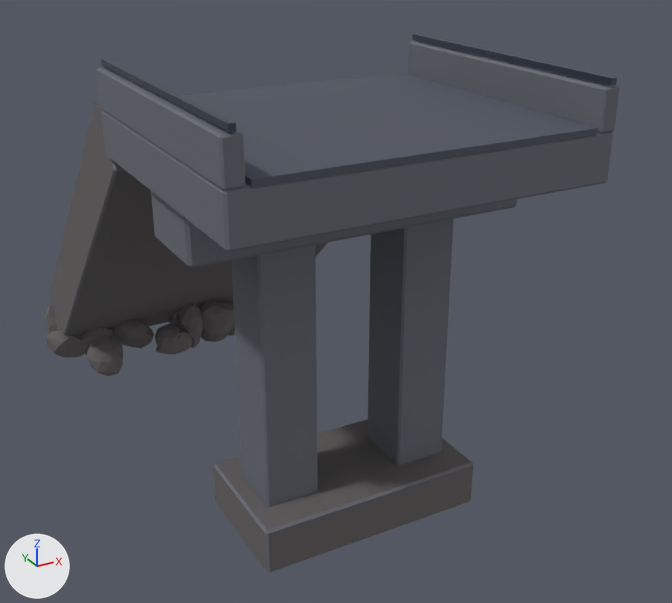
Two versions of the glTF model ui/public/models/ultraman/city_hq/overpass_broken.glb, one commit apart.
Before and after are seen from a 50 mm camera at (-9.8, -22.4, 14.9) aimed at (1.6, -1.6, 4.5). Arrows for +X, +Y and +Z are at lower left; the lights stay in place. The picture after the commit comes second. Vertices at exactly the same position are counted once.

In view in the first picture: 'OverpassBroken'.
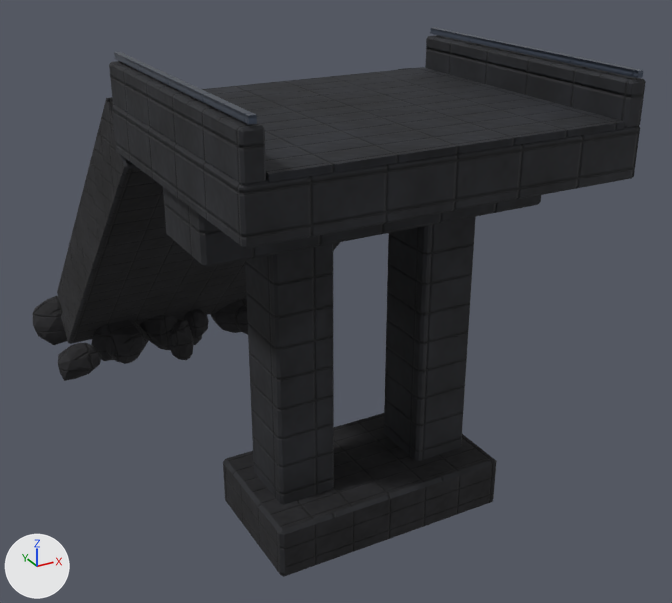
The change, as a diff of the scene's bpy script:
```diff
--- a/ui/public/models/ultraman/city_hq/overpass_broken.glb.py
+++ b/ui/public/models/ultraman/city_hq/overpass_broken.glb.py
@@ mat_concretemidpbr @@
+mat_concretemidpbr = bpy.data.materials.new('ConcreteMidPBR')
+# uses the picture img_concretecol
+# uses the picture img_concretenrm
@@ mat_steelframepbr @@
+mat_steelframepbr = bpy.data.materials.new('SteelFramePBR')
+# colours: greyish blue #505969
+# uses the picture img_concretenrm
@@ mat_steelrustpbr @@
+mat_steelrustpbr = bpy.data.materials.new('SteelRustPBR')
+# colours: brown #865945
+# uses the picture img_rocknrm
@@ mat_concretedarkpbr @@
+mat_concretedarkpbr = bpy.data.materials.new('ConcreteDarkPBR')
+# colours: white #dde2ec
+# uses the picture img_concretecol
+# uses the picture img_concretenrm
@@ mat_concretebrokenpbr @@
+mat_concretebrokenpbr = bpy.data.materials.new('ConcreteBrokenPBR')
+# colours: white #f1eae5
+# uses the picture img_concretecol
+# uses the picture img_concretenrm
@@ me_overpassbroken @@
-me_overpassbroken.from_pydata(...)  # 1132 vertices, 2092 faces; spans x -4.8..4.8, y -8.6..8.6, z 0.0..11.5
-me_overpassbroken.materials.append(mat_concretemid)  # grey #696c76
-me_overpassbroken.materials.append(mat_concretebroken)  # dark grey #656161
-me_overpassbroken.materials.append(mat_concretedark)  # greyish blue #505561
-me_overpassbroken.materials.append(mat_steelframe)  # greyish blue #4b5565
-me_overpassbroken.materials.append(mat_steelrust)  # brown #7c5545
+me_overpassbroken.from_pydata(...)  # 1240 vertices, 2292 faces; spans x -4.9..4.9, y -9.0..9.0, z 0.0..11.7
+# me_overpassbroken part 1: the loose piece of 24 vertices spanning x -3.0..2.8, y -6.6..-3.4, z 0.5..1.7 is scaled about its middle by (1.03, 1.06, 1.07), then moved by (0.2, -0.4, 0.2)
+# me_overpassbroken part 2: the loose piece of 24 vertices spanning x -2.5..-1.2, y -5.8..-4.3, z 1.4..8.4 is moved by (0.2, -0.4, 0.2), in mat_concretemidpbr
+# me_overpassbroken part 3: the loose piece of 24 vertices spanning x 1.1..2.4, y -5.8..-4.3, z 1.4..8.4 is moved by (0.3, -0.4, 0.2), in mat_concretemidpbr
+# me_overpassbroken part 4: the loose piece of 24 vertices spanning x -4.2..4.0, y -6.1..-4.0, z 8.1..9.3 is scaled about its middle by (1.02, 1.05, 1.04), then moved by (0.2, -0.4, 0.2), in mat_concretemidpbr
+# me_overpassbroken part 5: the loose piece of 24 vertices spanning x -4.4..4.2, y -8.6..-1.4, z 9.3..10.4 is scaled about its middle by (1.02, 1, 1.02), then moved by (0.2, -0.4, 0.2), in mat_concretemidpbr
+# me_overpassbroken part 6: the loose piece of 24 vertices spanning x -4.4..-4.0, y -8.6..-1.4, z 10.4..11.3 is moved by (0.2, -0.4, 0.2), in mat_concretemidpbr
+# me_overpassbroken part 7: the loose piece of 24 vertices spanning x 3.8..4.2, y -8.6..-1.4, z 10.4..11.3 is moved by (0.3, -0.4, 0.2), in mat_concretemidpbr
+# me_overpassbroken part 8: the loose piece of 24 vertices spanning x -4.3..4.1, y -1.7..7.8, z 0.8..9.8 is scaled about its middle by (1.02, 0.999, 0.999), then moved by (0.2, -0.4, 0.2)
+# me_overpassbroken part 9: the loose piece of 8 vertices spanning x -4.2..-3.8, y -1.0..8.4, z 1.5..10.3 is moved by (0.2, -0.4, 0.2), in mat_concretebrokenpbr
+# me_overpassbroken part 10: a new loose piece, a box spanning x -3.71..4.09, y -9.03..-1.83, z 10.56..10.7, in mat_concretedarkpbr
+# me_overpassbroken part 11: the loose piece of 8 vertices spanning x -4.2..-4.1, y -8.6..-1.4, z 11.4..11.5 is moved by (0.2, -0.4, 0.2), in mat_steelframepbr
+# me_overpassbroken part 12: the loose piece of 8 vertices spanning x 4.0..4.1, y -8.6..-1.4, z 11.4..11.5 is moved by (0.3, -0.4, 0.2), in mat_steelframepbr
+# me_overpassbroken part 13: a new loose piece of 42 vertices spanning x -1.2..-0.3, y 4.5..5.4, z 0.4..1.7, in mat_concretebrokenpbr
+# me_overpassbroken part 14: a new loose piece of 42 vertices spanning x 1.0..2.4, y 5.8..7.5, z 0.0..1.9, in mat_concretebrokenpbr
+# me_overpassbroken part 15: a new loose piece of 42 vertices spanning x 1.4..2.7, y 5.0..5.9, z 0.4..1.4, in mat_concretebrokenpbr
+# me_overpassbroken part 16: a new loose piece of 42 vertices spanning x -4.9..-3.5, y 4.3..5.5, z 0.5..1.7, in mat_concretebrokenpbr
+# me_overpassbroken part 17: the loose piece of 42 vertices spanning x -4.8..-3.5, y 6.3..7.4, z 0.3..1.4 is deleted
+# me_overpassbroken part 18: the loose piece of 8 vertices spanning x -3.9..3.7, y -8.6..-1.4, z 10.4..10.5 is deleted
+# me_overpassbroken part 19: 9 vertices moved within x -3.5..2.9, y 6.1..8.0, z 0.8..1.5; 692 vertices removed from x -4.5..4.8, y 4.9..8.6, z 0.0..1.8; 566 vertices added at x -4.9..4.9, y 4.1..9.0, z 0.0..2.2
+# other edits to the shape of me_overpassbroken do not show in these pictures
+me_overpassbroken.materials.append(mat_concretemidpbr)
+me_overpassbroken.materials.append(mat_concretebrokenpbr)
+me_overpassbroken.materials.append(mat_concretedarkpbr)
+me_overpassbroken.materials.append(mat_steelframepbr)
+me_overpassbroken.materials.append(mat_steelrustpbr)
```

Where the change shows, as pixel boxes (x1, y1, x2, y2) in the pictures (672 x 603 px; the box of a moved part takes in the faces that stretch with it):
'OverpassBroken', reshaped, recoloured (7% wider)
    before: (45, 34, 619, 573)
    after: (33, 28, 646, 577)
part 1 of me_overpassbroken, moved or reshaped
    before: (213, 419, 474, 573)
    after: (223, 413, 497, 577)
part 2 of me_overpassbroken, moved or reshaped
    before: (231, 245, 318, 507)
    after: (245, 244, 334, 505)
part 3 of me_overpassbroken, moved or reshaped
    before: (368, 219, 454, 465)
    after: (384, 217, 476, 461)
part 4 of me_overpassbroken, moved or reshaped
    before: (151, 191, 517, 268)
    after: (162, 186, 541, 267)
part 5 of me_overpassbroken, moved or reshaped
    before: (101, 110, 613, 252)
    after: (112, 104, 640, 249)
part 6 of me_overpassbroken, moved or reshaped
    before: (96, 67, 245, 190)
    after: (109, 61, 266, 185)
part 7 of me_overpassbroken, moved or reshaped
    before: (408, 41, 619, 133)
    after: (425, 35, 646, 128)
part 8 of me_overpassbroken, moved or reshaped
    before: (55, 133, 328, 336)
    after: (61, 130, 340, 344)
part 9 of me_overpassbroken, moved or reshaped
    before: (50, 103, 103, 314)
    after: (57, 97, 114, 311)
part 10 of me_overpassbroken, added
    after: (202, 67, 625, 182)
part 11 of me_overpassbroken, moved or reshaped
    before: (101, 58, 236, 132)
    after: (114, 52, 257, 124)
part 12 of me_overpassbroken, moved or reshaped
    before: (412, 34, 617, 85)
    after: (430, 28, 643, 78)
part 13 of me_overpassbroken, added
    after: (169, 319, 194, 360)
part 14 of me_overpassbroken, added
    after: (210, 299, 247, 333)
part 15 of me_overpassbroken, added
    after: (235, 305, 248, 335)
part 16 of me_overpassbroken, added
    after: (58, 342, 102, 381)
part 17 of me_overpassbroken, deleted
    before: (46, 330, 85, 358)
part 18 of me_overpassbroken, deleted
    before: (182, 73, 598, 188)
part 19 of me_overpassbroken, moved or reshaped
    before: (45, 300, 317, 376)
    after: (33, 296, 209, 364)
